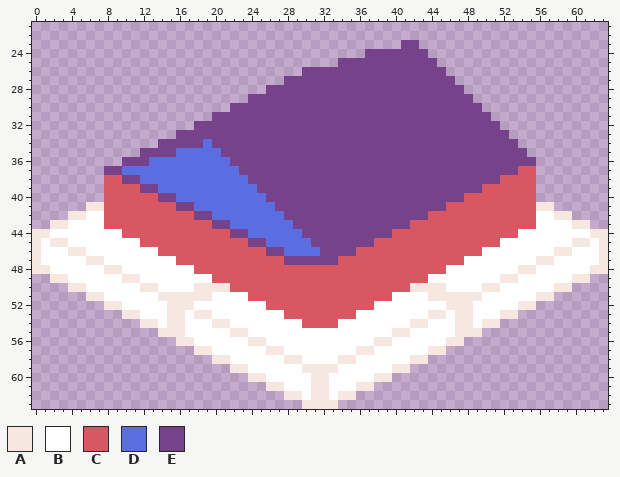
One commit to this pixel-art file: Cold-Conquest-Root/res/base.ase. Above is the file before it was changed.
64x64 pixels, 1 frame. Shown: x 0..63, y 21..63.
Visible layers, top first: "base", "IceSheet".
Palette (. is transparent): A #f6e8e0  B #ffffff  C #d95763  D #5b6ee1  E #76428a
Pixels before (only the part around the change), first column x 3:
21 .............................................................
22 .............................................................
23 ......................................EE.....................
24 ..................................EEEEEEE....................
25 ...............................EEEEEEEEEEE...................
26 ...........................EEEEEEEEEEEEEEEE..................
27 .........................EEEEEEEEEEEEEEEEEEE.................
28 .......................EEEEEEEEEEEEEEEEEEEEEE................
29 .....................EEEEEEEEEEEEEEEEEEEEEEEEE...............
30 ...................EEEEEEEEEEEEEEEEEEEEEEEEEEEE..............
31 .................EEEEEEEEEEEEEEEEEEEEEEEEEEEEEEE.............
32 ...............EEEEEEEEEEEEEEEEEEEEEEEEEEEEEEEEEE............
33 .............EEEEEEEEEEEEEEEEEEEEEEEEEEEEEEEEEEEEE...........
34 ...........EEEEEDEEEEEEEEEEEEEEEEEEEEEEEEEEEEEEEEEE..........
35 .........EEEEDDDDDEEEEEEEEEEEEEEEEEEEEEEEEEEEEEEEEEE.........
36 .......EEEDDDDDDDDDEEEEEEEEEEEEEEEEEEEEEEEEEEEEEEEEEE........
37 .....EEDDDDDDDDDDDDDEEEEEEEEEEEEEEEEEEEEEEEEEEEEEEECC........
38 .....CCEEDDDDDDDDDDDDEEEEEEEEEEEEEEEEEEEEEEEEEEEECCCC........
39 .....CCCCEEDDDDDDDDDDDEEEEEEEEEEEEEEEEEEEEEEEEECCCCCC........
40 .....CCCCCCEEDDDDDDDDDDEEEEEEEEEEEEEEEEEEEEEECCCCCCCC........
41 ...AACCCCCCCCEEDDDDDDDDDEEEEEEEEEEEEEEEEEEECCCCCCCCCCAA......
42 .AABBCCCCCCCCCCEEDDDDDDDDEEEEEEEEEEEEEEEECCCCCCCCCCCCBBAA....
43 ABBBBCCCCCCCCCCCCEEDDDDDDDEEEEEEEEEEEEECCCCCCCCCCCCCCBBBBAA..
44 BBBBBBBCCCCCCCCCCCCEEDDDDDDEEEEEEEEEECCCCCCCCCCCCCCBBBBBBBBAA
45 ABBBBBBBBCCCCCCCCCCCCEEDDDDDEEEEEEECCCCCCCCCCCCCCBBBBBBBBAABA
46 BAABBBBBBBBCCCCCCCCCCCCEEDDDDEEEECCCCCCCCCCCCCCBBBBBBBBAABBBA
47 BBBAABBBBBBBBCCCCCCCCCCCCEEEEEECCCCCCCCCCCCCCBBBBBBBBAABBBBBA
48 BBBBBAABBBBBBBBCCCCCCCCCCCCCCCCCCCCCCCCCCCCBBBBBBBBAABBBBBBAA
49 ABBBBBBAABBBBBBBBCCCCCCCCCCCCCCCCCCCCCCCCBBBBBBBBAABBBBBBAA..
50 .AABBBBBBAABBBBAAAACCCCCCCCCCCCCCCCCCCCAAAABBBBAABBBBBBAA....
51 ...AABBBBBBAAAAAABBBBCCCCCCCCCCCCCCCCBBBBAAAAAABBBBBBAA......
52 .....AABBBBBAAABBBBBBBBCCCCCCCCCCCCBBBBBBBBAAABBBBBAA........
53 .......AABBBAABAABBBBBBBBCCCCCCCCBBBBBBBBAABAABBBAA..........
54 .........AABAABBBAABBBBBBBBCCCCBBBBBBBBAABBBAABAA............
55 ...........AAABBBBBAABBBBBBBBBBBBBBBBAABBBBBAAA..............
56 .............AABBBBBBAABBBBBBBBBBBBAABBBBBBAA................
57 ...............AABBBBBBAABBBBBBBBAABBBBBBAA..................
58 .................AABBBBBBAABBBBAABBBBBBAA....................
59 ...................AABBBBBBAAAABBBBBBAA......................
60 .....................AABBBBBAABBBBBAA........................
61 .......................AABBBAABBBAA..........................
62 .........................AABAABAA............................
63 ...........................AAAA..............................
Once edited:
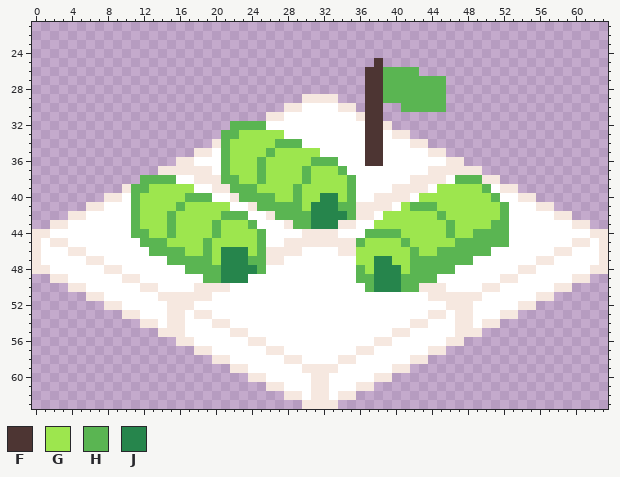
Colours new in this view: F #4d3533  G #9de64e  H #5ab552  J #26854c
From old to new:
Changed rows in their new state; - is an unchanged pixel.
Layer "base":
first column x 8:
23 ---------------------------------..-------------
24 -----------------------------.......------------
25 --------------------------....F......-----------
26 ----------------------.......FFHHHH...----------
27 --------------------.........FFHHHHHHH.---------
28 ------------------...........FFHHHHHHH..--------
29 ----------------......AAAA...FFHHHHHHH...-------
30 --------------......AABBBBAA.FF..HHHHH....------
31 ------------......AABBBBBBBBAFF............-----
32 ----------....HHHHBBBBBBBBBBBFFA............----
33 --------.....HHGGGGGBBBBBBBBBFFBAA...........---
34 ------......AHGGGGGHHHBBBBBBBFFBBBAA..........--
35 ----......AABHGGGGHGGGGGBBBBBFFBBBBBAA.........-
36 --......AABBBHGGGHGGGGGHHHBBBFFBBBBBBBAA........
37 ......AAAAAABHGGGHGGGGHGGGHBBBBBBBBBAAAAAA......
38 ....HHHHBBAAAHHGGHGGGGHGGGGHBBBBBBAAAABHHHAA....
39 ..AHHGGGGGBBAAHHHGGGGHGGGGGHBBBBAAAABGGGGGHBAA..
40 AABHGGGGGHHHBBAHHHHGGHGGJJGHBBAAAABGGGGGGGGHBBAA
41 BBBHGGGGHGGGGGBBAHHHHHGJJJHHAAAABGHHHGGGGGGGHBBB
42 BBBHGGGHGGGGGHHHBBAHHHHJJJJHAABGGGGGGHGGGGGGHBBB
43 BBBHGGGHGGGGHGGGHBBBAHHJJJAABBGGGGGGGGHGGGGHHBBB
44 --BHHGGHGGGGHGGGGHBBBBAAAABBBHHHHGGGGGHGGHHHHB--
45 ----HHHGGGGHGGGGGHBBAAAAAAAAHGGGGHGGGGGHHHHHH---
46 -----HHHHGGHGJJJGHAAAABBBBAAGGGGGGHGGHHHHHH-----
47 -------HHHHHGJJJHHAABBBBBBBBGGJJGGHHHHHHH-------
48 ---------HHHHJJJJHBBBBBBBBBBHGJJJGHHHHH---------
49 -----------HHJJJBBBBBBBBBBBBHHJJJHHHH-----------
50 --------------BBBBBBBBBBBBBBBHJJJHH-------------
51 ----------------BBBBBBBBBBBBBBBB----------------
52 ------------------BBBBBBBBBBBB------------------
53 --------------------BBBBBBBB--------------------
54 ----------------------BBBB----------------------
